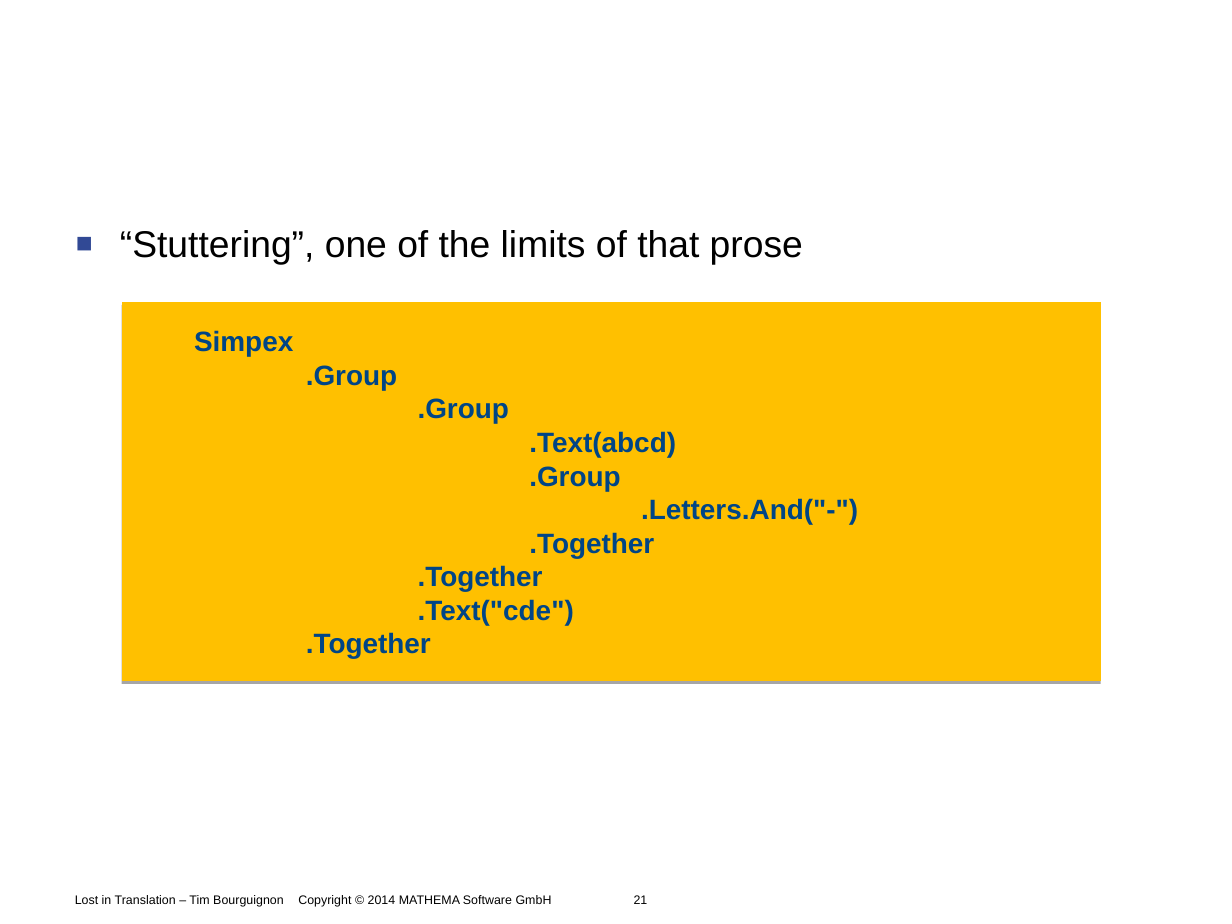
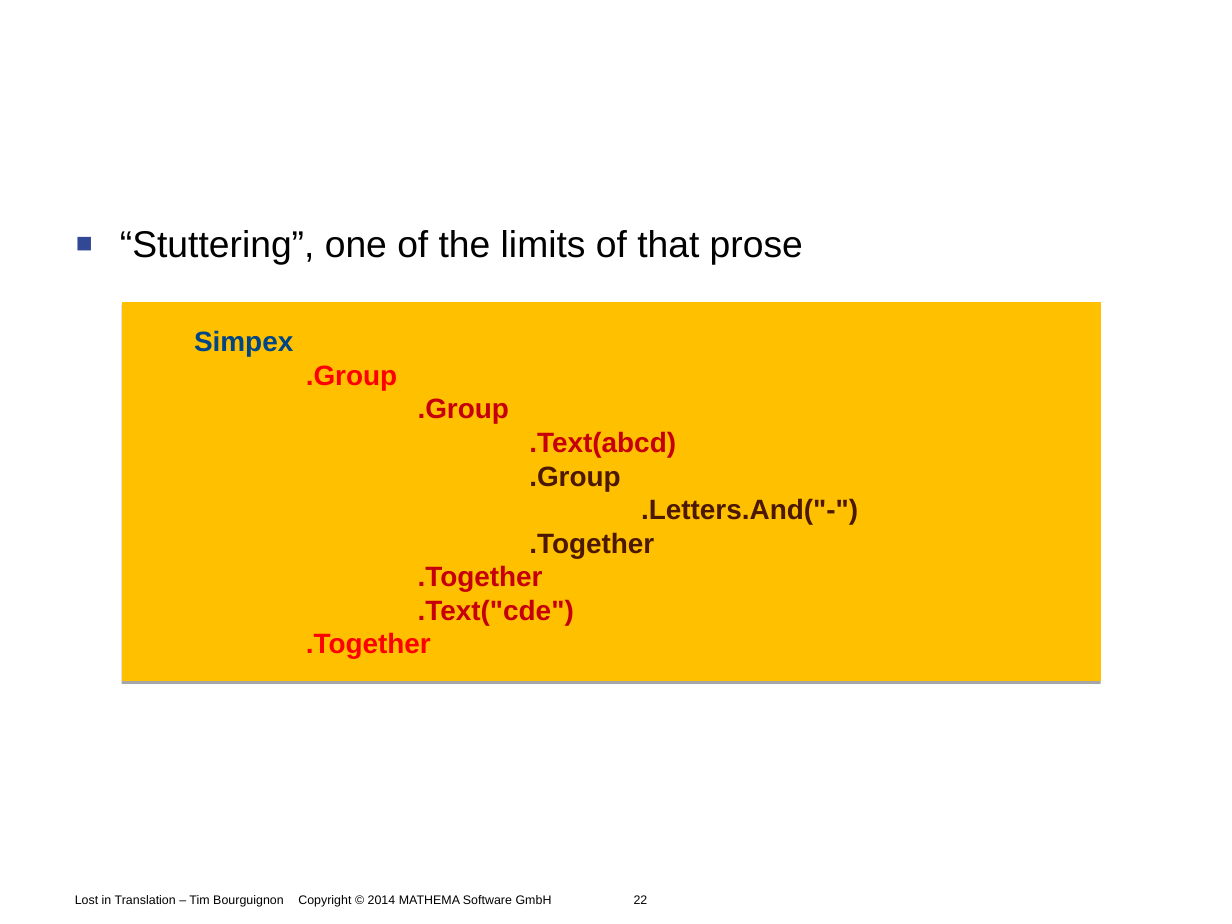
Before and after one commit to Timothep/Talk.LostInTranslation, a slide deck: slide 22 of LostInTranslation.odp (slide 21 before the commit). Drawn at 1232x924 pixels with LibreOffice and Linux fonts; fonts in the diff are those of the drawing; background and template pictures are left out. Boxes give left, top, right and bottom in pixels: in the first picture for what was removed or moved away, otherwise in the second. Text is boxed around its words. In the diff, an @@ line names an element or a change of style, - is before the commit and + after.

```diff
--- a/LostInTranslation.odp
+++ b/LostInTranslation.odp
@@ text in freeform shape at (306, 366, 858, 659): text colour #004586 to #FF0000 in ".Group", ".Together"; text colour #004586 to #C5000B in ".Group", ".Text(abcd)", ".Together", ".Text("cde")"; text colour #004586 to #4C1900 in ".Group", ".Letters.And("-")", ".Together" @@
@@ text at (75, 895, 648, 907): text changed @@
-Lost in Translation – Tim Bourguignon Copyright © 2014 MATHEMA Software GmbH 21
+Lost in Translation – Tim Bourguignon Copyright © 2014 MATHEMA Software GmbH 22
```
Also in this commit, not shown: 9 other slides changed, 1 slide added.
